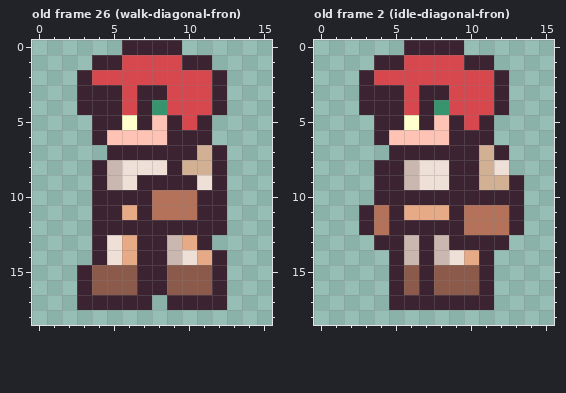
A pixel-art file gets an edit: Assets/Resources/Player/Sprites/Movement/player-walking.aseprite. Above: the version before the commit.
16x19 pixels, 40 frames. Shown: old frame 26 (walk-diagonal-fron), old frame 2 (idle-diagonal-fron). The commit also changed other frames, which this record leaves out.
After:
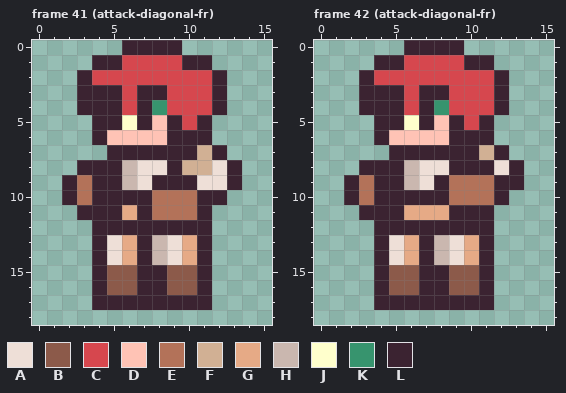
Palette (. is transparent): A #eedfd7  B #8c5a4a  C #d6474e  D #ffc3b5  E #b37259  F #d1b094  G #e6aa86  H #cab7af  J #ffffcc  K #37946e  L #3b2331
A new or re-ordered frame is compared with the old frame closest to it.
Change:
frames 40 -> 72
--- frame 41 (attack-diagonal-fr) is new; against old frame 26 (walk-diagonal-fron), layer "Layer 1"
@@ x 0..15 @@
  7 .....LLLLLLFL...
- 8 ....LHAAALFFL...
- 9 ....LHALLLLAL...
-10 ....LLLLEEELL...
-11 ....LLGLEEELL...
-12 ....LLLLLLLLL...
-13 ....LAGLLHGL....
-14 ....LAGLLHAGL...
-15 ...LBBBLLBBBL...
-16 ...LBBBLLBBBL...
-17 ...LLLLL.LLLL...
+ 8 ...LLLHAALFFAL..
+ 9 ..LELLHALLLAAL..
+10 ..LELLLLEEELL...
+11 ...LLLGLEEEL....
+12 ....LLLLLLLL....
+13 ....LAGLHAGL....
+14 ....LAGLHAGL....
+15 ....LBBLLBBL....
+16 ....LBBLLBBL....
+17 ....LLLLLLLL....
 18 ................
--- frame 42 (attack-diagonal-fr) is new; against old frame 2 (idle-diagonal-fron), layer "Layer 1"
@@ x 0..15 @@
  7 .....LLLLLLFL...
- 8 ....LLHAALLFA...
- 9 ....LLHAALLFFL..
-10 ....LLLLLLLLLL..
-11 ...LELGGGLEEEL..
-12 ...LELLLLLEEEL..
-13 ....LLHLHLLLL...
-14 .....LHLHAGL....
-15 .....LBLBBBL....
-16 .....LBLBBBL....
-17 .....LLLLLLL....
+ 8 ...LLLHAALLLAL..
+ 9 ..LELLHALEEELL..
+10 ..LELLLLLEEEL...
+11 ...LLLGGGLLL....
+12 ....LLLLLLLL....
+13 ....LAGLHAGL....
+14 ....LAGLHAGL....
+15 ....LBBLLBBL....
+16 ....LBBLLBBL....
+17 ....LLLLLLLL....
 18 ................
Pixel boxes of the changes (left, top, right, bottom) in both pictures:
changed: (62, 160, 242, 310)
changed: (344, 160, 524, 310)
